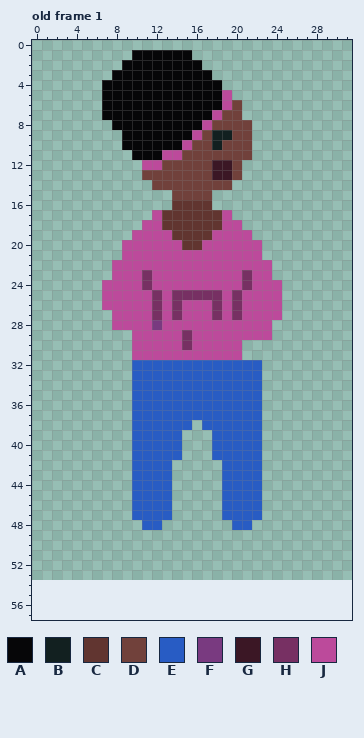
Pixel-art file, stored at Asesprite/Character.ase. The first picture shows the starting point.
32x54 pixels, 2 frames. Shown: old frame 1. The old version is drawn lined up with the new one, on the new canvas. The commit also changed other frames, which this record leaves out.
Visible layers, top first: "eyes/mouth", "hair", "face", "legs", "neck", "Layer 2", "body".
Palette (. is transparent): A #060608  B #122020  C #613530  D #71413b  E #285cc4  F #793a80  G #3b1725  H #773063  J #bc4a9b
Pixels before, old frame 1, first column x 7:
 1 ...AAAAAA.........
 2 ..AAAAAAAA........
 3 .AAAAAAAAAA.......
 4 AAAAAAAAAAAA......
 5 AAAAAAAAAAAAJ.....
 6 AAAAAAAAAAAAJD....
 7 AAAAAAAAAAAJDD....
 8 .AAAAAAAAAJDDDD...
 9 ..AAAAAAAJDBBDD...
10 ..AAAAAAJDDBDDD...
11 ...AAAJJDDDDDDD...
12 ....JJDDDDDGGD....
13 ....DDDDDDDGGD....
14 .....DDDDDDDD.....
15 .......DDDD.......
16 .......CCCC.......
17 .....JCCCCCCJ.....
18 ....JJCCCCCCJJ....
19 ...JJJJCCCCJJJJ...
20 ..JJJJJJCCJJJJJJ..
21 ..JJJJJJJJJJJJJJ..
22 .JJJJJJJJJJJJJJJJ.
23 .JJJHJJJJJJJJJHJJ.
24 JJJJHJJJJJJJJJHJJJ
25 JJJJJHJHHHHHJHJJJJ
26 JJJJJHJHJJJHJHJJJJ
27 .JJJJHJHJJJHJHJJJJ
28 .JJJJFJJJJJJJJJJJ.
29 ...JJJJJHJJJJJJJJ.
30 ...JJJJJHJJJJJ....
31 ...JJJJJJJJJJJ....
32 ...EEEEEEEEEEEEE..
33 ...EEEEEEEEEEEEE..
34 ...EEEEEEEEEEEEE..
35 ...EEEEEEEEEEEEE..
36 ...EEEEEEEEEEEEE..
37 ...EEEEEEEEEEEEE..
38 ...EEEEEE.EEEEEE..
39 ...EEEEE...EEEEE..
40 ...EEEEE...EEEEE..
41 ...EEEEE...EEEEE..
42 ...EEEE.....EEEE..
43 ...EEEE.....EEEE..
44 ...EEEE.....EEEE..
45 ...EEEE.....EEEE..
46 ...EEEE.....EEEE..
47 ...EEEE.....EEEE..
48 ....EE.......EE...
Now the later version:
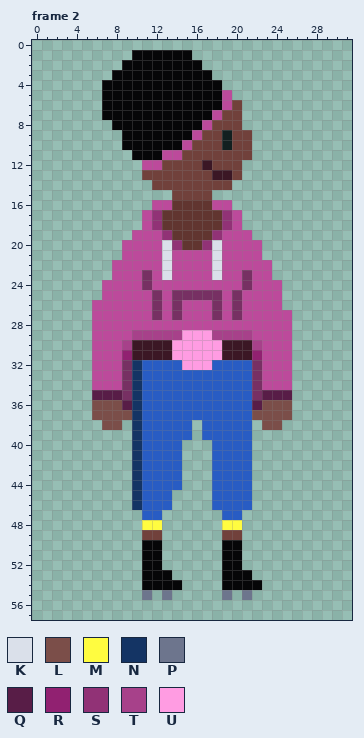
Colours new in this view: K #dae0ea  L #7b4e49  M #fffc40  N #143464  P #6d758d  Q #581d47  R #912171  S #913276  T #a7418a  U #ff9ce2
A new or re-ordered frame is compared with the old frame closest to it.
The exact change:
canvas 32x54 -> 32x58
frames re-ordered
Frame 2 against old frame 1:
y 8: x 21 D -> .
y 9: x 18 B -> D
y 10: x 18..19 BD -> DB
y 12: x 17..19 DGG -> GDD
y 16: x 12..13 .. -> JJ; x 18..19 .. -> JJ
y 17: x 11..12 .J -> JS; x 19..20 J. -> SJ
y 18: x 12 J -> S; x 19 J -> S
y 19: x 13 J -> S; x 18 J -> S
y 20: x 13..14 JJ -> KS; x 17..18 JJ -> SK
y 21..23: x 13 J -> K; x 18 J -> K
y 26: x 6 . -> J
y 27: x 6..7 .. -> JJ; x 25 . -> J
y 28: x 6..7 .. -> JJ; x 12 F -> J; x 24..25 .. -> JJ
y 29: x 6..21 ....JJJJJHJJJJJJ -> JJJJTTTTTUUUTTTT; x 24..25 .. -> JJ
y 30: x 6..25 ....JJJJJHJJJJJ..... -> JJJTGGGGUUUUUGGGTJJJ
y 31: x 6..25 ....JJJJJJJJJJJ..... -> JJJRGGGGUUUUUGGGRJJJ
y 32: x 6..10 ....E -> JJJHN; x 15..17 EEE -> UUU; x 22..25 E... -> HJJJ
y 33..34: x 6..10 ....E -> JJJHN; x 22..25 E... -> HJJJ
y 35: x 6..10 ....E -> QQQHN; x 22..25 E... -> HQQQ
y 36: x 6..10 ....E -> LLLQN; x 22..25 E... -> QLLL
y 37: x 6..10 ....E -> LLLLN; x 22..25 E... -> LLLL
y 38: x 7..8 .. -> LL; x 10 E -> N; x 22..24 E.. -> .LL
y 39: x 10 E -> N; x 15 . -> E; x 17 . -> E; x 22 E -> .
y 40..41: x 10 E -> N; x 22 E -> .
y 42..44: x 10 E -> N; x 14 . -> E; x 18 . -> E; x 22 E -> .
y 45..46: x 10 E -> N; x 18 . -> E; x 22 E -> .
y 47: x 10 E -> .; x 13 E -> .; x 21..22 EE -> ..
y 48: x 11..12 EE -> MM; x 19..21 .EE -> MM.
y 49: x 11..12 .. -> DD; x 19..20 .. -> DD
y 50..52: x 11..12 .. -> AA; x 19..20 .. -> AA
y 53: x 11..13 ... -> AAA; x 19..21 ... -> AAA
y 54: x 11..14 .... -> AAAA; x 19..22 .... -> AAAA
y 55: x 11 . -> P; x 13 . -> P; x 19 . -> P; x 21 . -> P
Where, in picture pixels (left, top, right, bottom), the same in both pictures:
changed: (142, 120, 252, 280)
changed: (92, 300, 292, 600)
